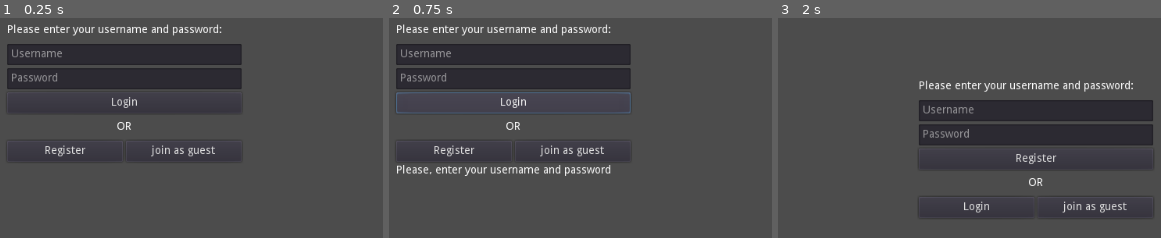
Above: before the commit, frames 1-3 (left to right).
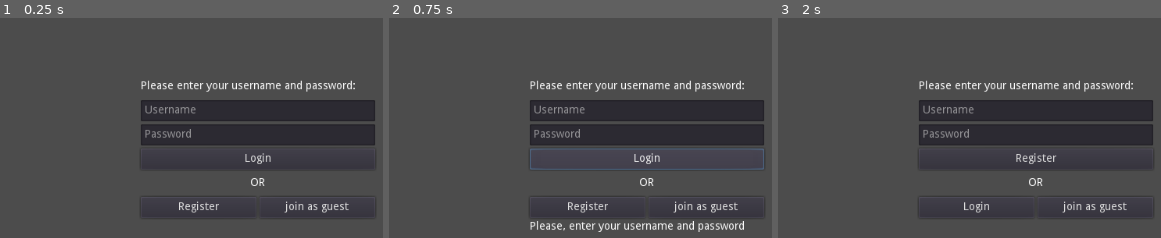
Above: after the commit, the same moments.

Repository: MinisX/Collaboration-Space
Game: Godot game, scene res://login/LoginScreen.tscn
The game is run twice, just before and just after one commit, with the same random seed, the same clock (stepped at 60 frames per second) and the same inputs.
Inputs:
- Up to frame 1 (0.25 s): no input
- Up to frame 2 (0.75 s): click "Login" at 0.5 s
- Up to frame 3 (2 s): click "Register" at 1.25 s

The runs differ from the first frame. In frame 1, 24% of the frame differs, in the area x 1-98%, y 2-89%; in frame 2, 28%, in the area x 1-98%, y 2-98%; in frame 3, nothing differs.

Commit message:
Fixed the misplaced container position

Diff:
--- a/Main Project/login/LoginScreen.tscn
+++ b/Main Project/login/LoginScreen.tscn
@@ -3,12 +3,14 @@
 [ext_resource path="res://login/LoginScreen.gd" type="Script" id=1]
 
 [node name="Login" type="Control"]
-anchor_right = 1.0
-anchor_bottom = 1.0
-margin_left = -171.0
-margin_top = -72.0
-margin_right = -171.0
-margin_bottom = -72.0
+anchor_left = 0.5
+anchor_top = 0.5
+anchor_right = 0.5
+anchor_bottom = 0.5
+margin_left = -512.0
+margin_top = -300.0
+margin_right = 512.0
+margin_bottom = 300.0
 script = ExtResource( 1 )
 
 [node name="MarginContainer" type="MarginContainer" parent="."]
